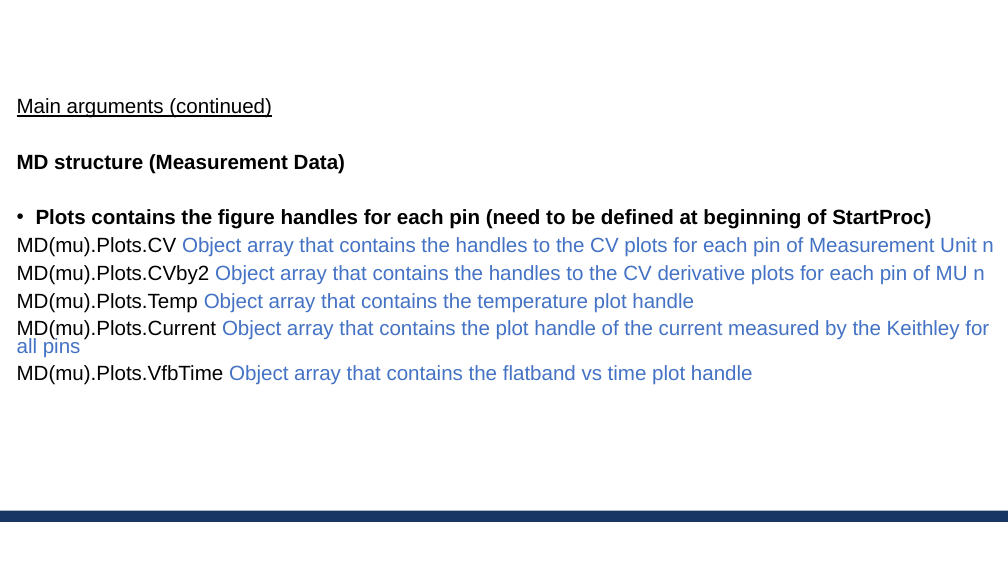
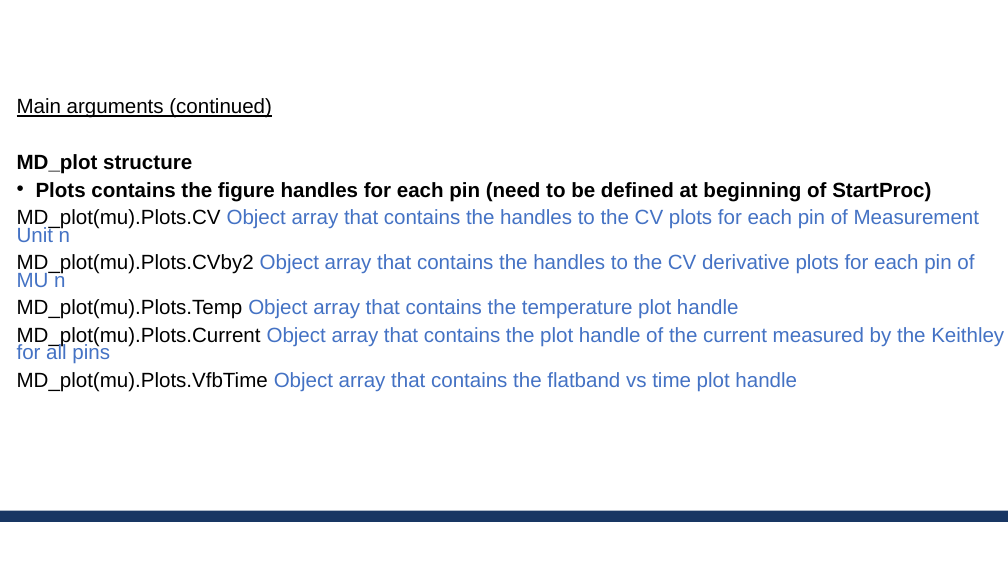
Before and after one commit to erickmartinez/matlabcvapp, a slide deck: slide 11 of AAA_CV_setup_app_design.pptx (slide 8 before the commit). Drawn at 1008x567 pixels with LibreOffice and Linux fonts; fonts in the diff are those of the drawing; background and template pictures are left out. Boxes give left, top, right and bottom in pixels: in the first picture for what was removed or moved away, otherwise in the second. Text is boxed around its words. In the diff, an @@ line names an element or a change of style, - is before the commit and + after.

Commit message:
Removed plot handles from MD structure
Created a new structure called MD_plot where figure handles are saved.
Updated functions:
- RunIterCV (plotting CV curves)
- VFBfitNDeriv (plotting CV derivative curves)
- Flatbandfitting (plotting flatband as a function of time)

The function logvalues_ext plots current and temperature but does not access MD_plot as it uses the handles directly from the app.

```diff
--- a/AAA_CV_setup_app_design.pptx
+++ b/AAA_CV_setup_app_design.pptx
@@ text at (x1=17, y1=154, x2=192, y2=174): text changed @@
-MD structure (Measurement Data)
+MD_plot structure
@@ text at (x1=17, y1=209, x2=1004, y2=392): text changed @@
-MD(mu).Plots.CV Object array that contains the handles to the CV plots for each pin of Measurement Unit n
-MD(mu).Plots.CVby2 Object array that contains the handles to the CV derivative plots for each pin of MU n
-MD(mu).Plots.Temp Object array that contains the temperature plot handle
-MD(mu).Plots.Current Object array that contains the plot handle of the current measured by the Keithley for all pins
-MD(mu).Plots.VfbTime Object array that contains the flatband vs time plot handle
+MD_plot(mu).Plots.CV Object array that contains the handles to the CV plots for each pin of Measurement Unit n
+MD_plot(mu).Plots.CVby2 Object array that contains the handles to the CV derivative plots for each pin of MU n
+MD_plot(mu).Plots.Temp Object array that contains the temperature plot handle
+MD_plot(mu).Plots.Current Object array that contains the plot handle of the current measured by the Keithley for all pins
+MD_plot(mu).Plots.VfbTime Object array that contains the flatband vs time plot handle
```
Also in this commit, not shown: 6 other files.
